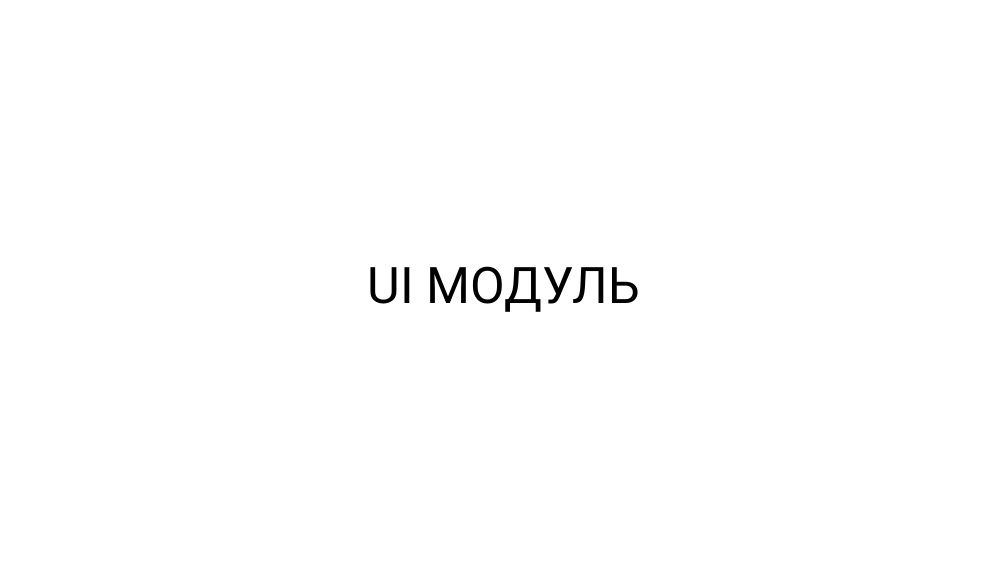
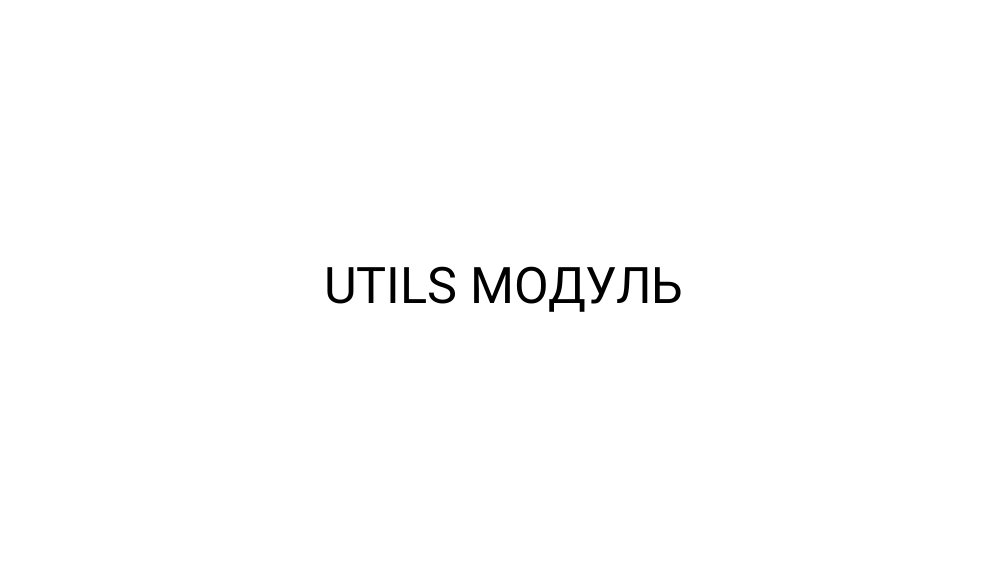
Before and after one commit to rkhaimov/brain-gym, a slide deck: slide 10 of Презентация.pptx (slide 11 before the commit). Drawn at 1008x567 pixels with LibreOffice and Linux fonts; fonts in the diff are those of the drawing. Boxes give left, top, right and bottom in pixels: in the first picture for what was removed or moved away, otherwise in the second. Text is boxed around its words. In the diff, an @@ line names an element or a change of style, - is before the commit and + after.

```diff
--- a/Презентация.pptx
+++ b/Презентация.pptx
@@ text at (x1=324, y1=266, x2=683, y2=312): text changed @@
-UI МОДУЛЬ
+UTILS МОДУЛЬ
```
Also in this commit, not shown: 1 other slide changed, 2 slides added, 5 slides removed, 1 other file.
